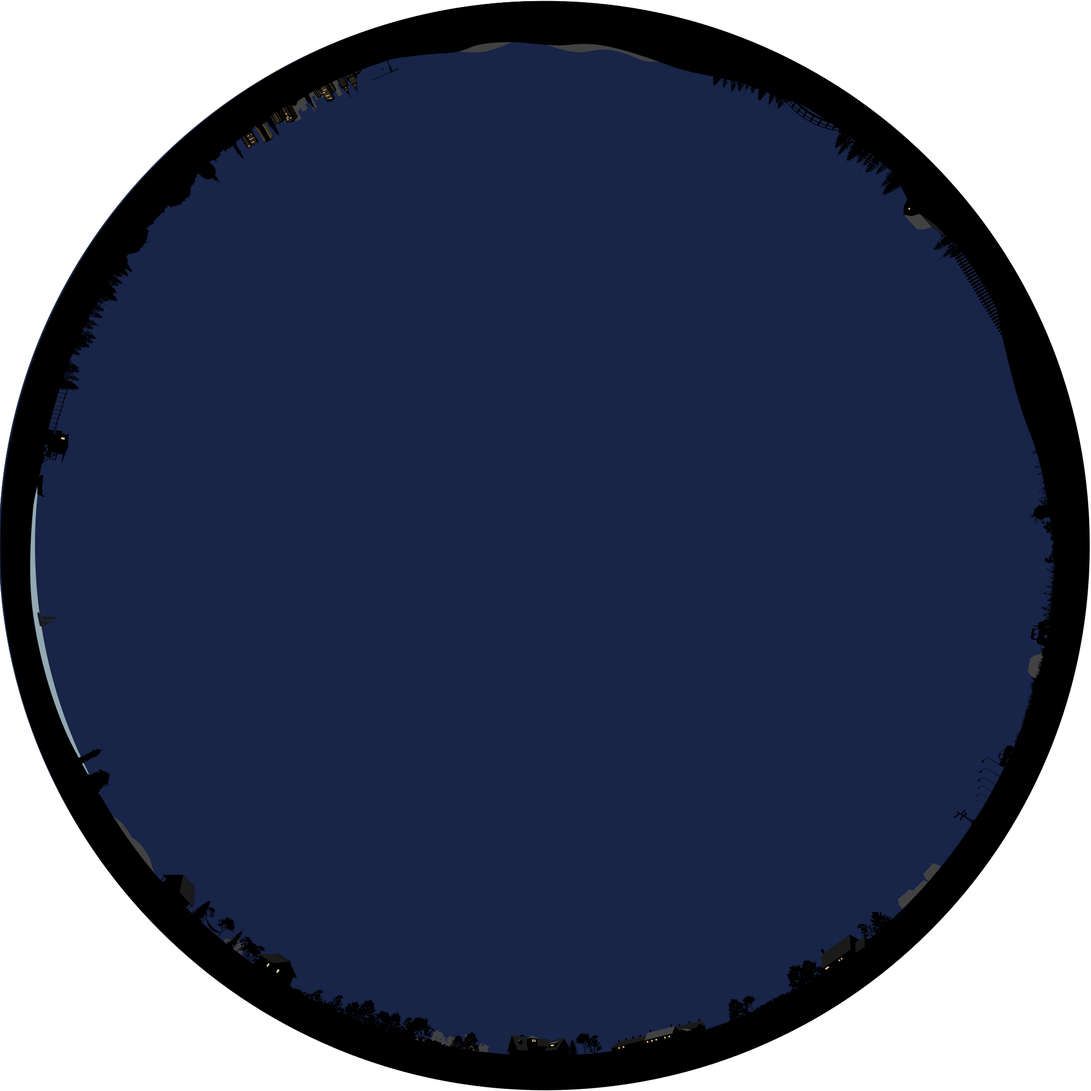
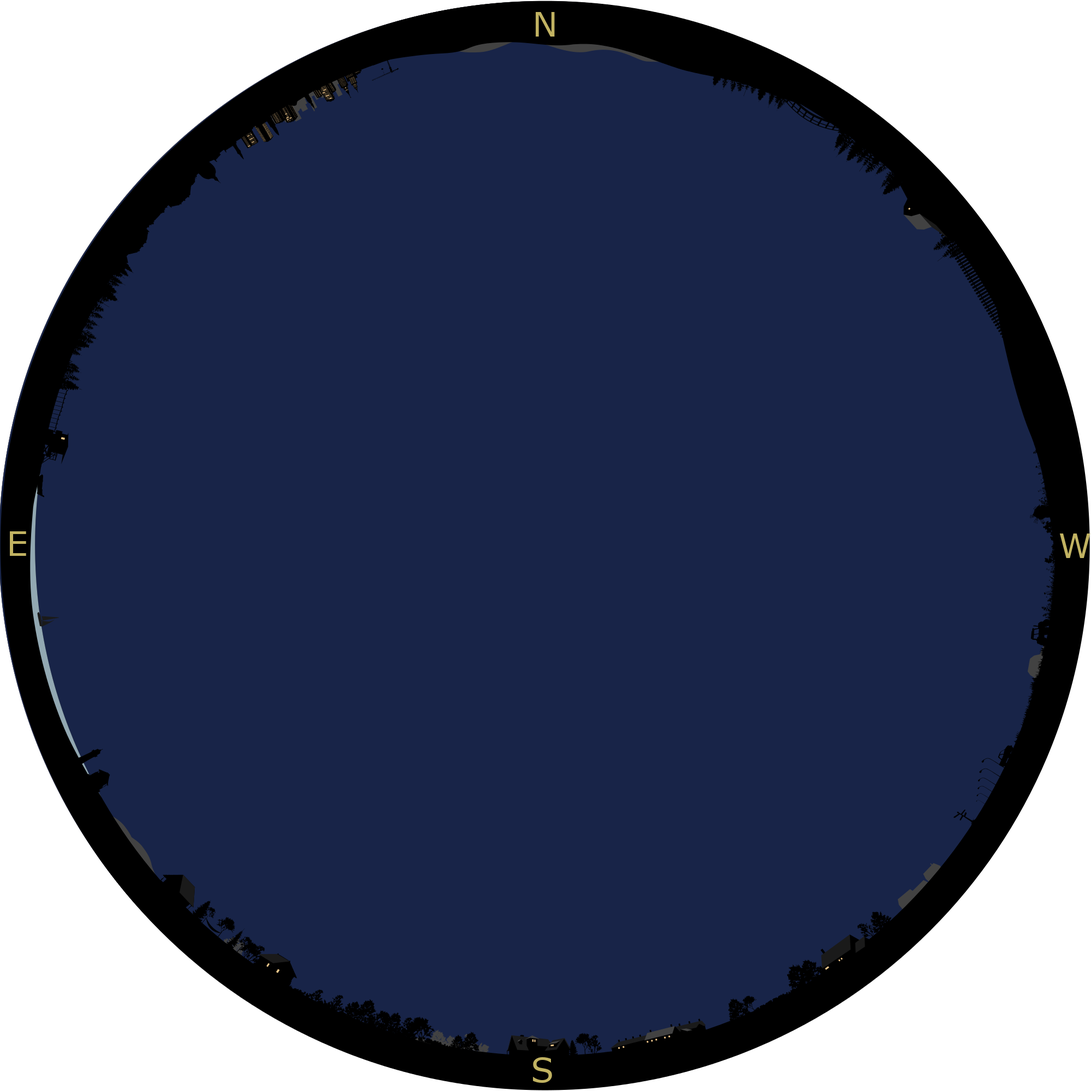
Layers edited between the first and the second 1091px x 1091px image:
added layer "E" above "S" over [9, 531, 27, 557]
added layer "S" above "W" over [533, 1057, 553, 1084]
added layer "W" above "N" over [1059, 533, 1091, 559]
added layer "N" above "horizon.png" over [535, 12, 556, 37]
